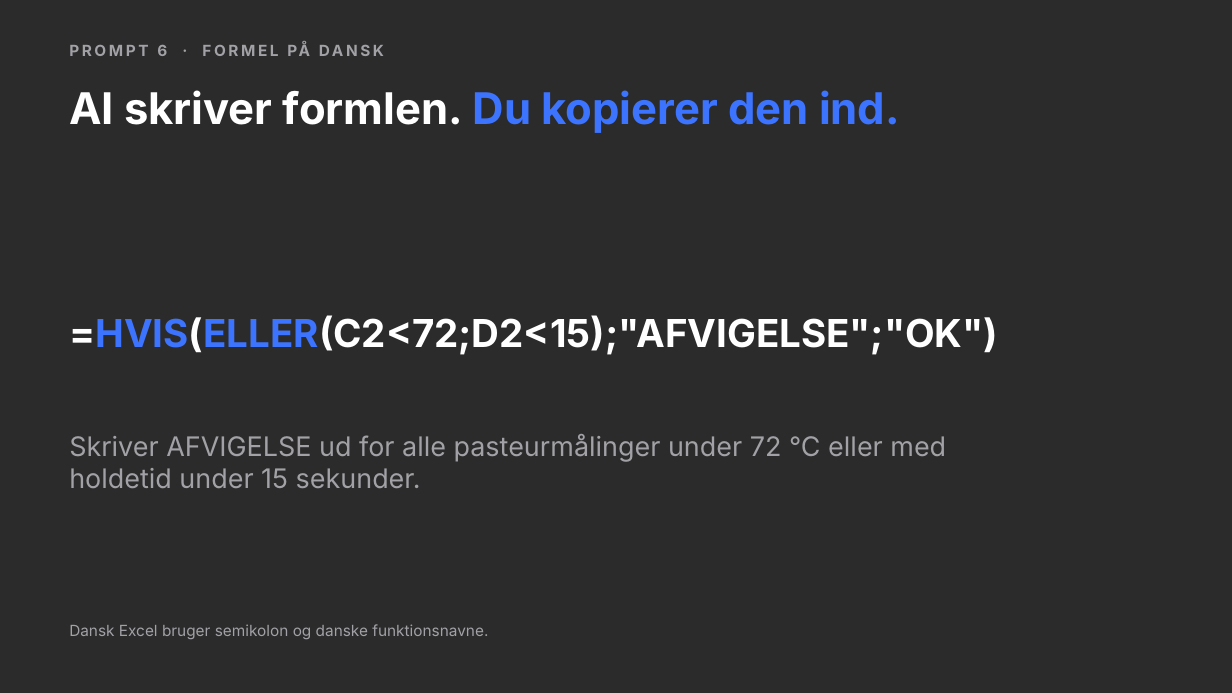
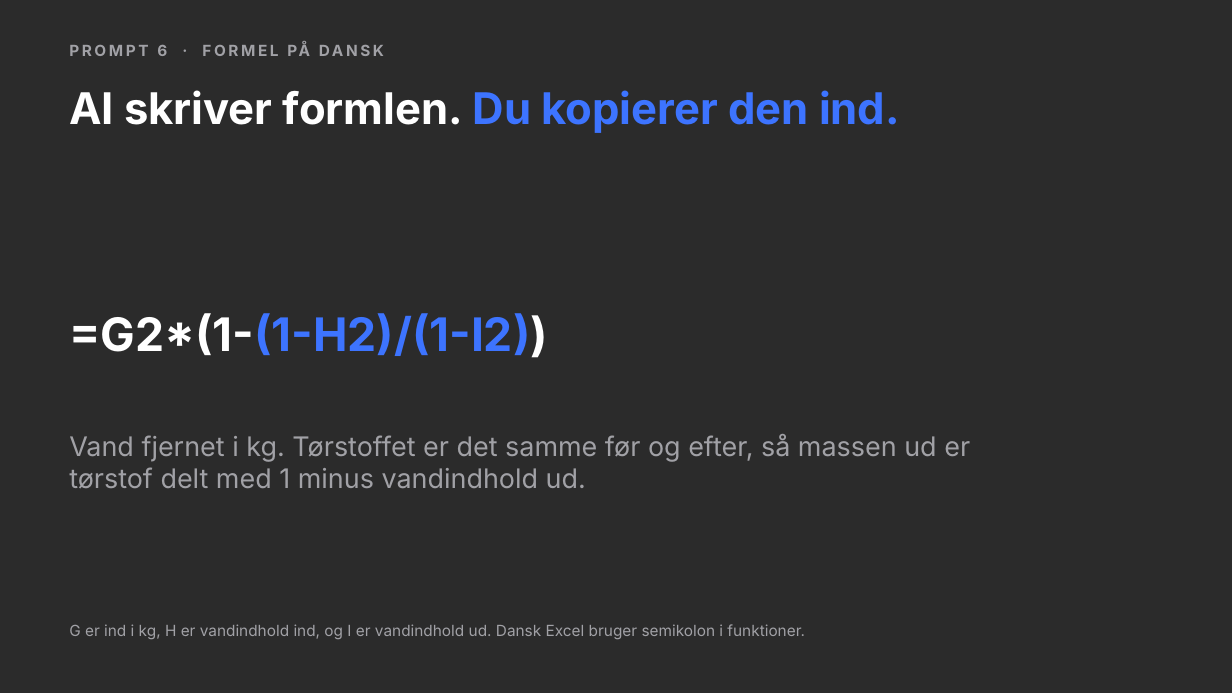
Before and after one commit to andr8769-ui/ucl-ai-undervisning, a slide deck: slide 31 of private/proces/praesentation.pptx. Drawn at 1232x693 pixels with LibreOffice and Linux fonts; fonts in the diff are those of the drawing; background and template pictures are left out; a plain dark background stands for a picture behind light text. Boxes give left, top, right and bottom in pixels: in the first picture for what was removed or moved away, otherwise in the second. Text is boxed around its words. In the diff, an @@ line names an element or a change of style, - is before the commit and + after.

```diff
--- a/private/proces/praesentation.pptx
+++ b/private/proces/praesentation.pptx
@@ text at (69,313,548,358): text changed; size 30 to 36 pt; text colour #FFFFFF to #3D74FF @@
-=HVIS(ELLER(C2<72;D2<15);"AFVIGELSE";"OK")
+=G2*(1-(1-H2)/(1-I2))
@@ text at (69,434,970,488): text changed @@
-Skriver AFVIGELSE ud for alle pasteurmålinger under 72 °C eller med holdetid under 15 sekunder.
+Vand fjernet i kg. Tørstoffet er det samme før og efter, så massen ud er tørstof delt med 1 minus vandindhold ud.
@@ text at (69,624,805,639): text changed @@
-Dansk Excel bruger semikolon og danske funktionsnavne.
+G er ind i kg, H er vandindhold ind, og I er vandindhold ud. Dansk Excel bruger semikolon i funktioner.
```
Also in this commit, not shown: 11 other slides changed, 1 slide added, 1 slide removed, 26 other files.
